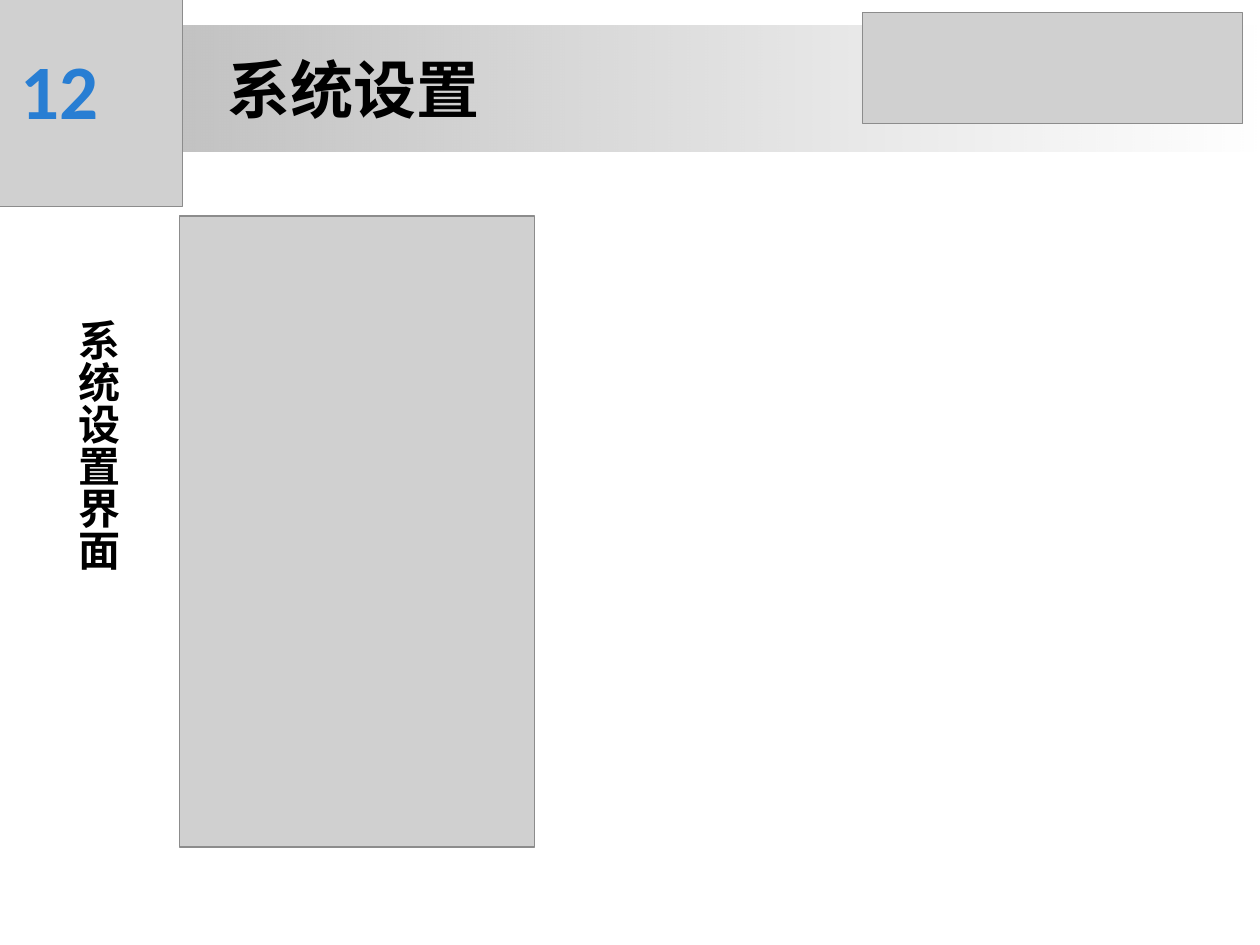
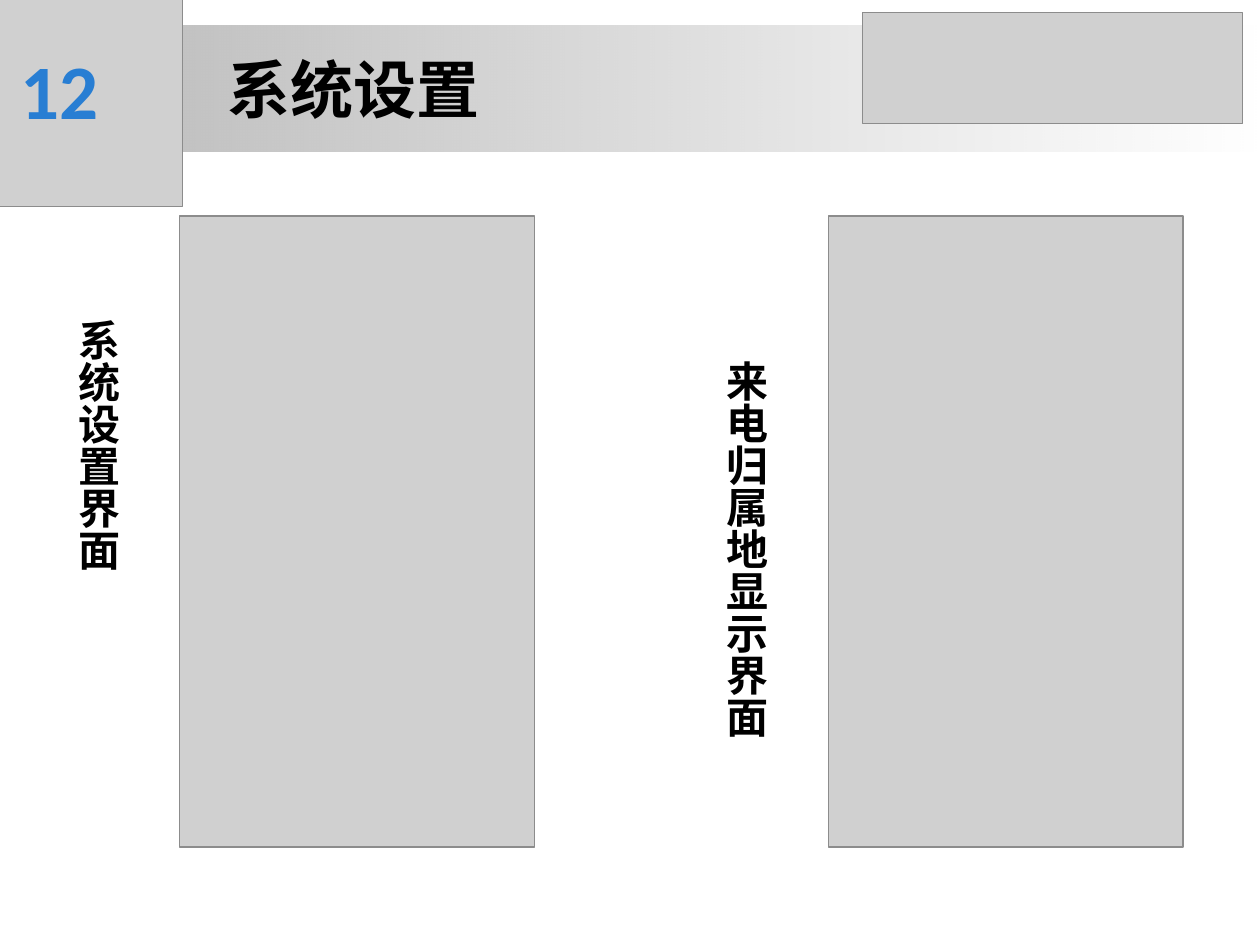
Before and after one commit to bingoogolapple/Graduation-Design, a slide deck: slide 13 of 资料/文档/王浩-终期/王浩-预答辩.ppt. Drawn at 1260x945 pixels with LibreOffice and Linux fonts; fonts in the diff are those of the drawing; grey boxes stand for pictures. Boxes give left, top, right and bottom in pixels: in the first picture for what was removed or moved away, otherwise in the second. Text is boxed around its words. In the diff, an @@ line names an element or a change of style, - is before the commit and + after.

```diff
--- a/资料/文档/王浩-终期/王浩-预答辩.ppt
+++ b/资料/文档/王浩-终期/王浩-预答辩.ppt
@@ picture added at (828,217,1183,848) @@
@@ text added at (727,361,769,737), 24 pt, text #000000, bold @@
+来电归属地显示界面
```
Also in this commit, not shown: 2 other slides changed, 12 other files.
